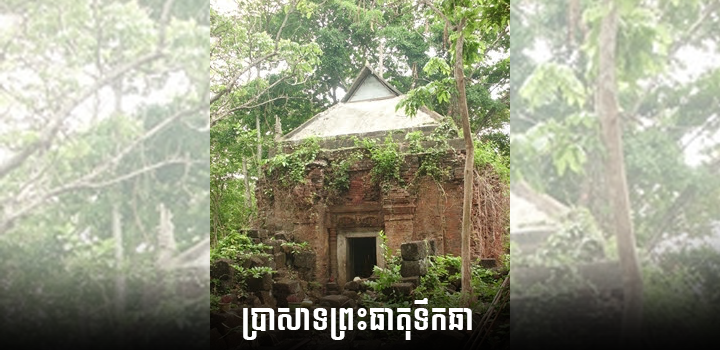
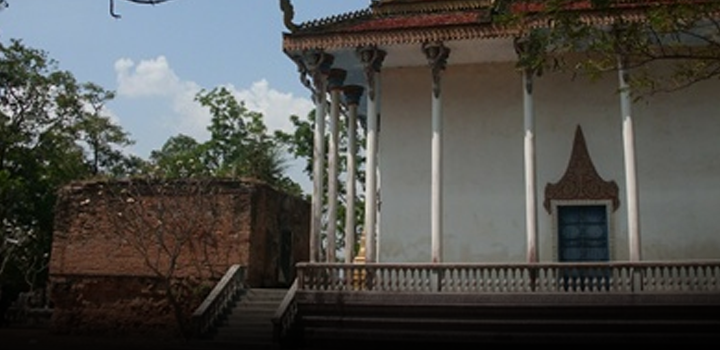
Two versions of the same layered image (w=720, h=350). Layer-by-layer changes:
renamed "ប្រាសាទព្រះធាតុទឹកឆា" to "ជញ្ជាង ប្រាសាទ", hid it, painted on it over [left=243, top=298, right=472, bottom=340]
removed layer "Layer 4" over [left=210, top=0, right=510, bottom=350]
"Layer 3": opacity 50% → 100%, painted on it over [left=0, top=0, right=720, bottom=350]
